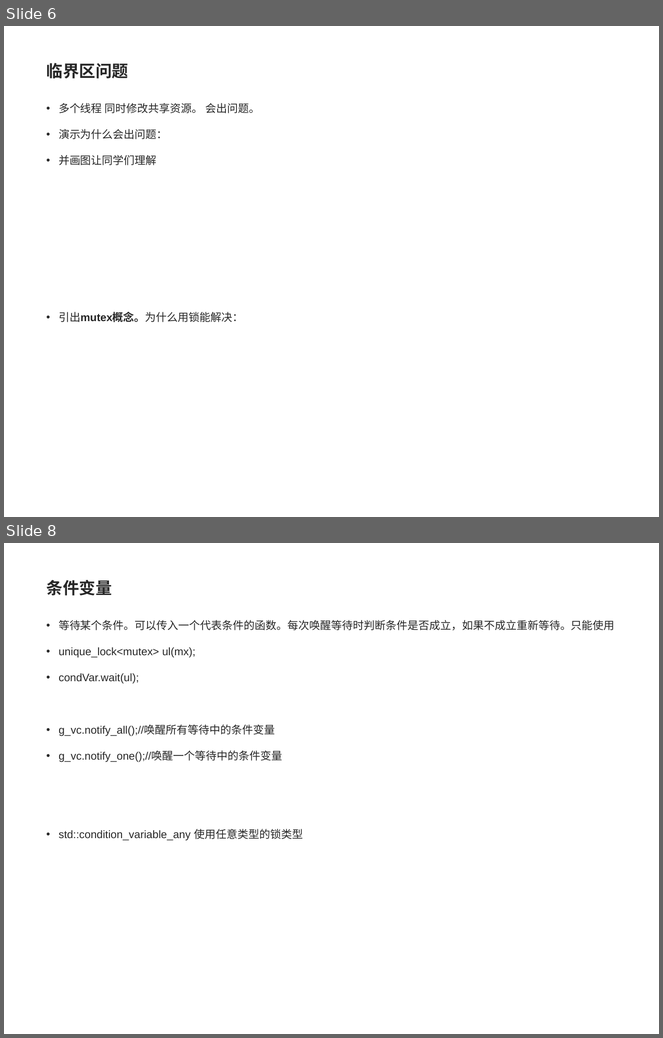
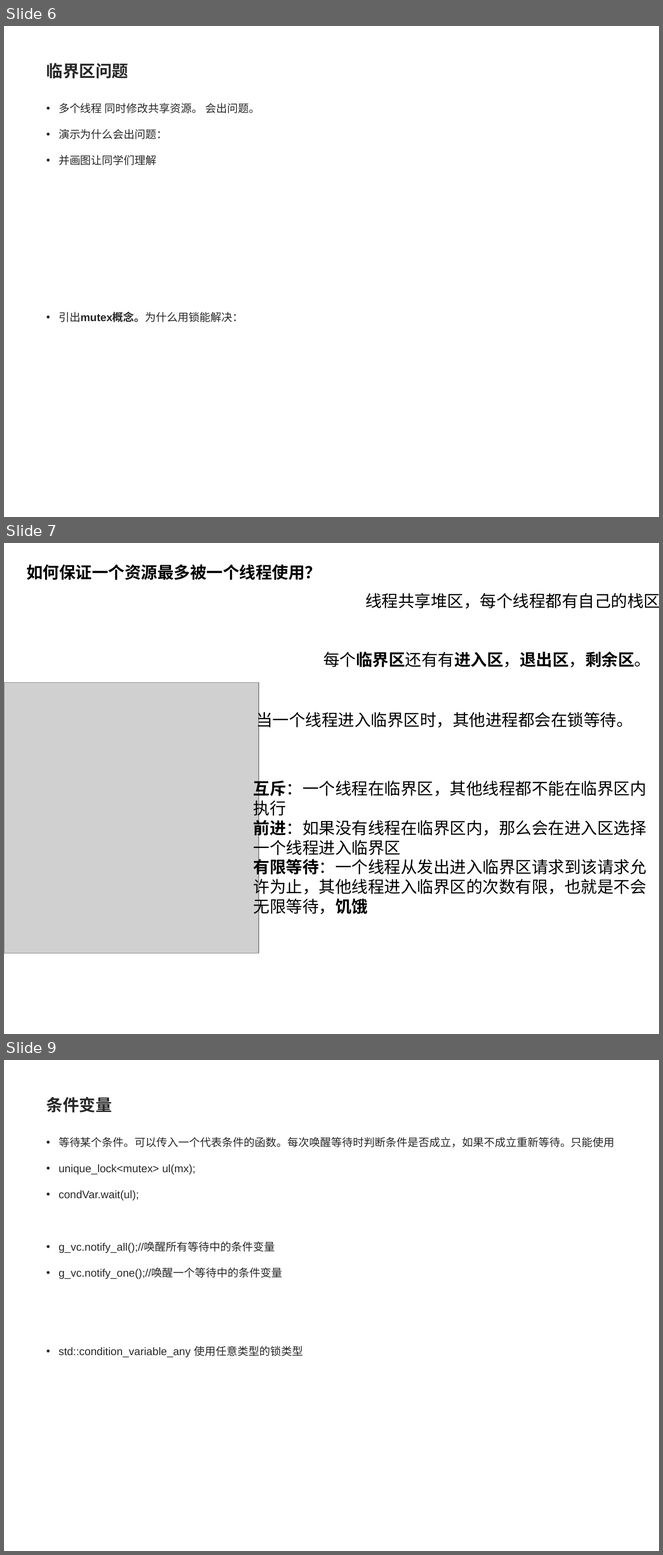
Before and after one commit to pointer1618/projects, a slide deck: lan7/c++11线程库.ppt. Shown one above the other, each under a label of ours: slides 6 and 8 before the commit, slides 6, 7 and 9 after it; the slides between them are not shown. The pictures are 663x1038 and 663x1555 pixels, drawn with LibreOffice and Linux fonts; fonts in the diff are those of the drawing; grey boxes stand for pictures; background and template pictures are left out. Boxes give left, top, right and bottom in pixels: in the first picture for what was removed or moved away, otherwise in the second. Text is boxed around its words. In the diff, an @@ line names an element or a change of style, - is before the commit and + after.

```diff
--- a/lan7/c++11线程库.ppt
+++ b/lan7/c++11线程库.ppt
@@ slide 7 added at box(4, 543, 659, 1034), background #FFFFFF @@
@@ text added at box(26, 564, 321, 580), 18 pt, text #000000, bold @@
+如何保证一个资源最多被一个线程使用？
@@ text added at box(365, 593, 659, 609), 18 pt, text #000000 @@
+线程共享堆区，每个线程都有自己的栈区
@@ text added at box(323, 652, 651, 667), 18 pt, text #000000, bold @@
+每个临界区还有有进入区，退出区，剩余区。
@@ picture added at box(4, 682, 259, 954) @@
@@ text added at box(256, 709, 633, 731), 18 pt, text #000000 @@
+当一个线程进入临界区时，其他进程都会在锁等待。
@@ text added at box(254, 778, 647, 917), 18 pt, text #000000 @@
+互斥：一个线程在临界区，其他线程都不能在临界区内执行
+前进：如果没有线程在临界区内，那么会在进入区选择一个线程进入临界区
+有限等待：一个线程从发出进入临界区请求到该请求允许为止，其他线程进入临界区的次数有限，也就是不会无限等待，饥饿
@@ what was slide 8 is now slide 9 @@
```
Also in this commit, not shown: 2 slides changed.
